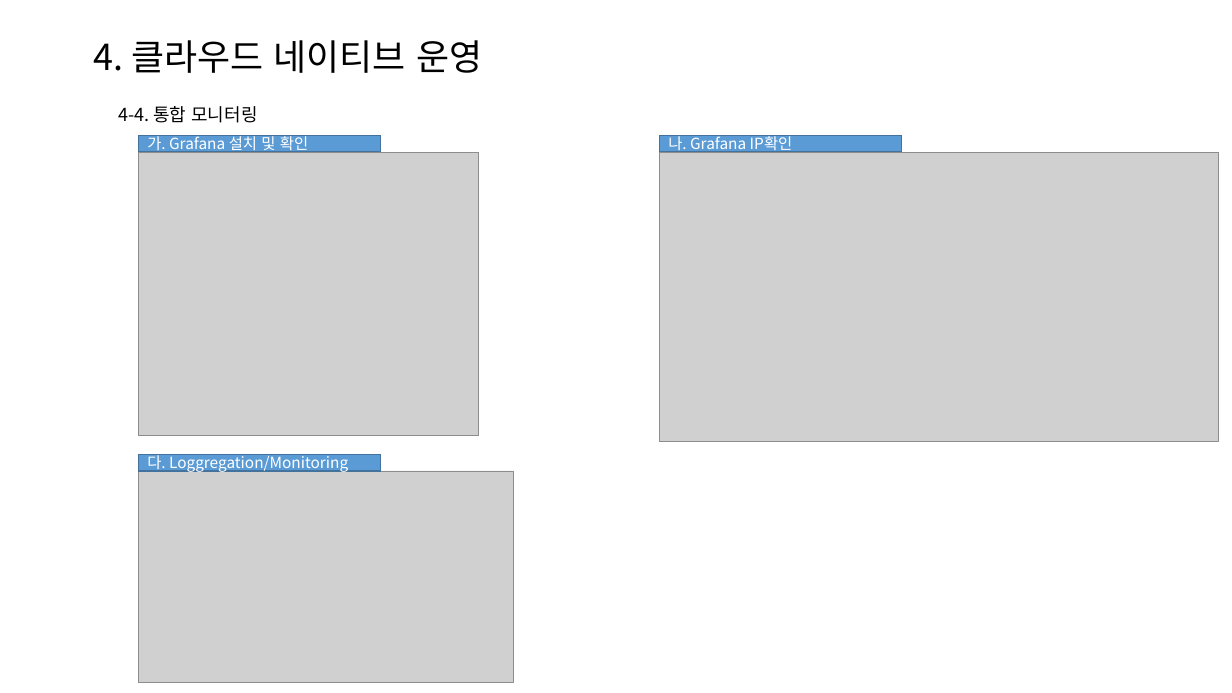
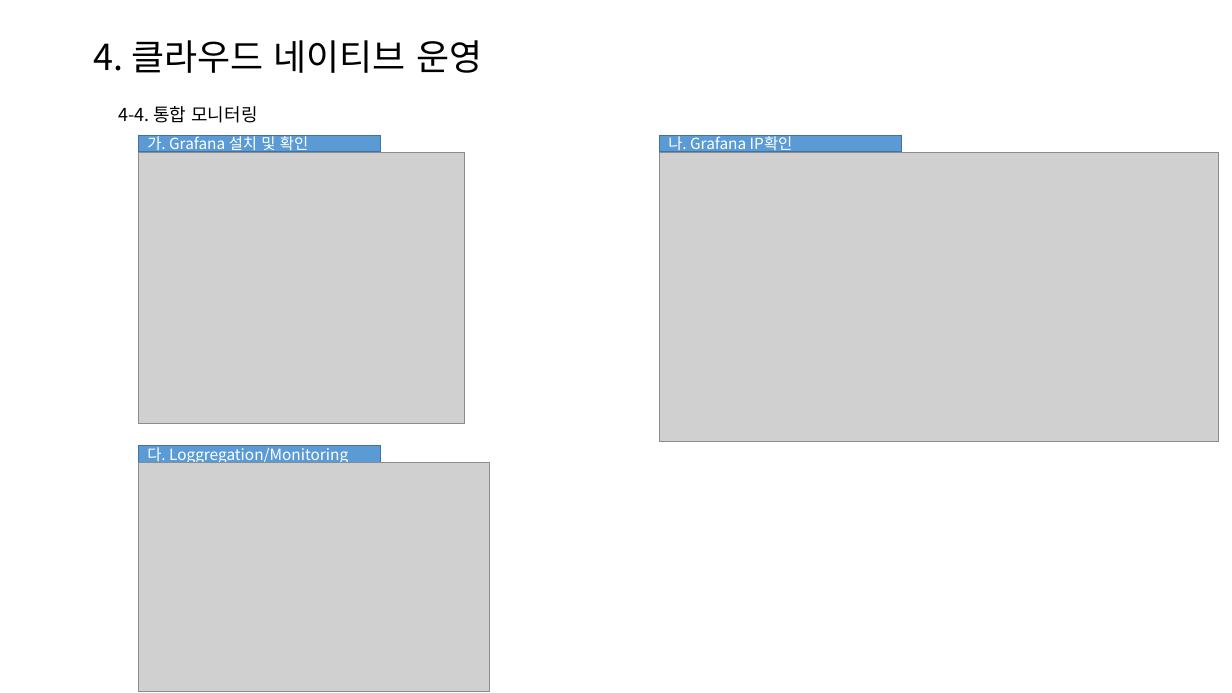
Before and after one commit to seokhwan-jeong2/cardapply, a slide deck: slide 9 of 클라우드 네이티브 (Cloud Native)_정석환.pptx. Drawn at 1232x693 pixels with LibreOffice and Linux fonts; fonts in the diff are those of the drawing; grey boxes stand for pictures. Boxes give left, top, right and bottom in pixels: in the first picture for what was removed or moved away, otherwise in the second. Text is boxed around its words. In the diff, an @@ line names an element or a change of style, - is before the commit and + after.

```diff
--- a/클라우드 네이티브 (Cloud Native)_정석환.pptx
+++ b/클라우드 네이티브 (Cloud Native)_정석환.pptx
@@ picture: place and size @@
-picture at [139, 152, 480, 436]
+picture at [139, 152, 466, 424]
@@ rectangle "다. Loggregation/Monitoring": place and size @@
-rectangle "다. Loggregation/Monitoring" at [139, 455, 382, 471]
+rectangle "다. Loggregation/Monitoring" at [139, 446, 382, 463]
@@ picture: place and size @@
-picture at [139, 471, 514, 683]
+picture at [139, 463, 491, 692]
```
